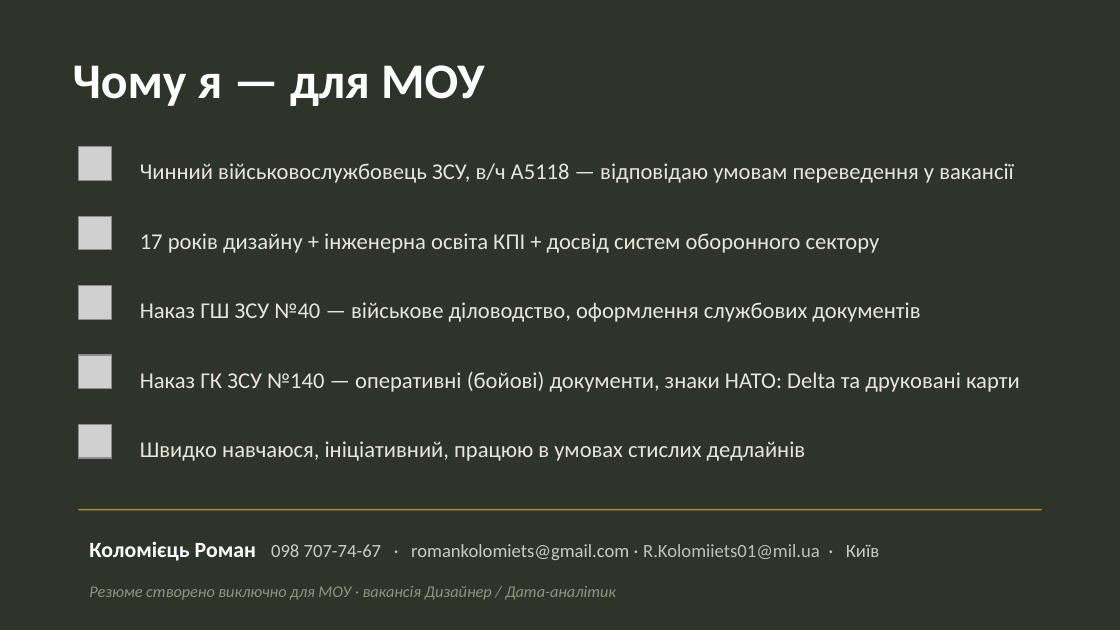
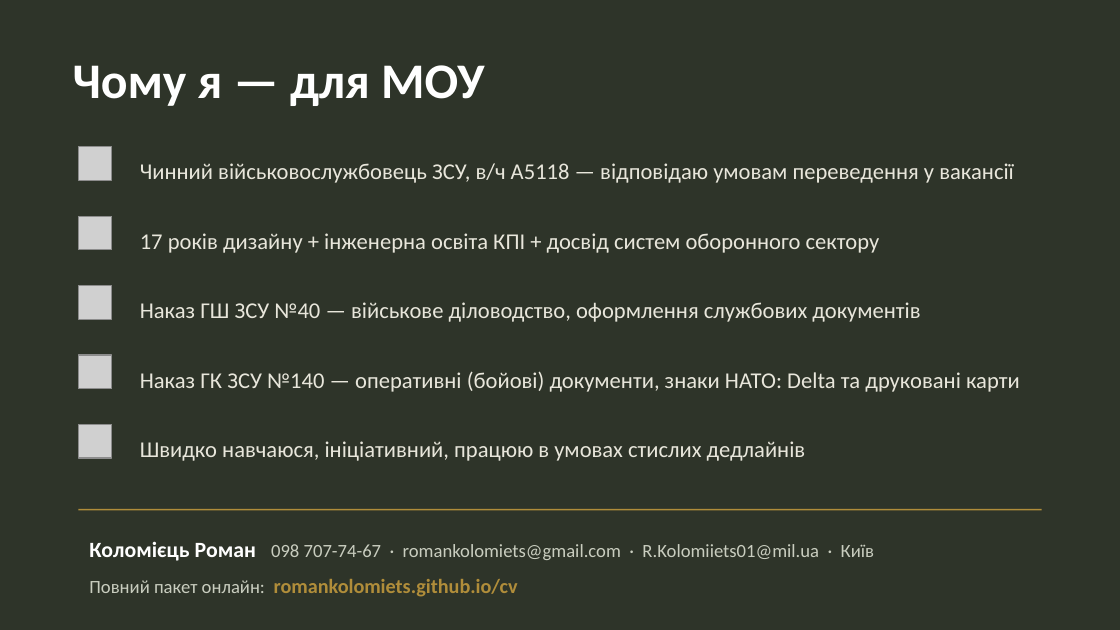
Before and after one commit to RomanKolomiets/cv, a slide deck: slide 11 of Коломієць_Резюме_Презентація.pptx (slide 9 before the commit). Drawn at 1120x630 pixels with LibreOffice and Linux fonts; fonts in the diff are those of the drawing; grey boxes stand for pictures. Boxes give left, top, right and bottom in pixels: in the first picture for what was removed or moved away, otherwise in the second. Text is boxed around its words. In the diff, an @@ line names an element or a change of style, - is before the commit and + after.

```diff
--- a/Коломієць_Резюме_Презентація.pptx
+++ b/Коломієць_Резюме_Презентація.pptx
@@ text "Коломієць Роман 098 707-74-67 · ..." at (89,541,874,561): text colour #BFBFBF to #C9CDBF in "R.Kolomiiets01@mil.ua" @@
@@ text at (89,579,518,597): text changed; size 10.5 to 13 pt; text colour #8F947F to #B08D3A; bold on; italic off @@
-Резюме створено виключно для МОУ · вакансія Дизайнер / Дата-аналітик
+Повний пакет онлайн: romankolomiets.github.io/cv
```
Also in this commit, not shown: 5 other slides changed, 2 slides added.
